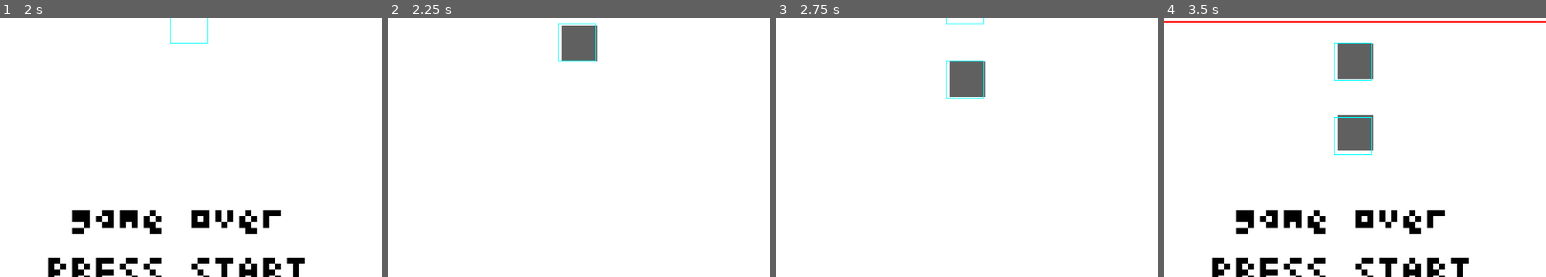
Above: before the commit, frames 1-4 (left to right).
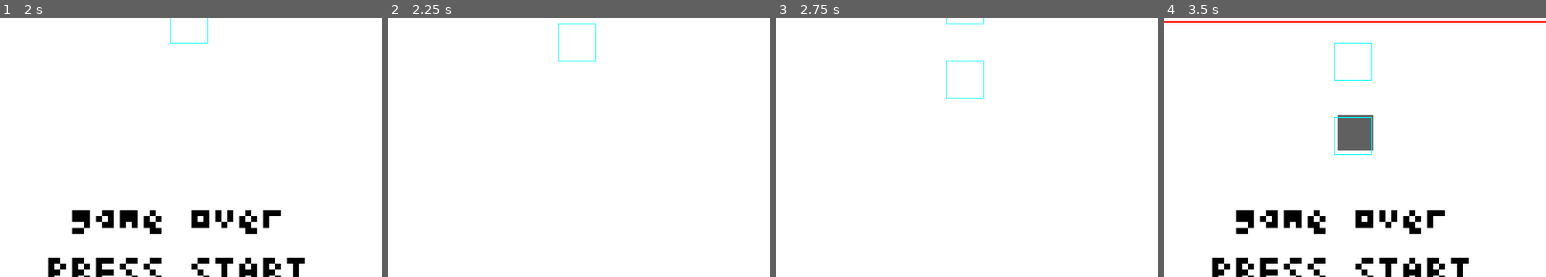
Above: after the commit, the same moments.

Repository: pokeparadox/spout-gd
Game: Godot game, scene res://main.tscn
Same seed, same stepped clock (60 frames per second), same inputs: the game is played once before the commit and once after it.
Inputs:
- Up to frame 1 (2 s): tap Enter (ui_accept) at 0.5, 0.77, 1.52 s; hold Right (ui_right) 0.53-1.28 s; hold Down (ui_down) from 1.28 s (still down)
- Up to frame 2 (2.25 s): release Down (ui_down) at 2.03 s; hold Right (ui_right) from 2.03 s (still down)
- Up to frame 3 (2.75 s): keep holding Right (ui_right)
- Up to frame 4 (3.5 s): release Right (ui_right) at 2.78 s; hold Up (ui_up) from 2.78 s (still down); tap Enter (ui_accept) at 3.02 s
The pictures show only the part of the screen within x 26-76%, y 2-52%; the shares and areas given below are measured in that part.

Frame 1 is identical in both runs. In frame 2, 1.3% of the frame differs, in the area x 45-55%, y 2-17%; in frame 3, 1.4%; in frame 4, 1.4%, in the area x 45-55%, y 9-24%.

Commit message:
Marginal improvement in obstacle drawing

Diff:
--- a/block.gd
+++ b/block.gd
@@ -34,7 +34,7 @@
 				pixels.erase(key)
 
 func _process(_delta: float) -> void:
-	if get_parent().in_play_area(global_position + rectangle.size):
+	if get_parent().in_play_area(global_position + rectangle.size) or get_parent().in_play_area(global_position):
 		#run through the dictionary and draw the pixels
 		var half_vec := Vector2(0.5,0.5)
 		var scale_dims = (rectangle.size / State.zoom) + half_vec
@@ -44,8 +44,9 @@
 				var key : Vector2i = Vector2i(x, y)
 				var pos : Vector2i = Vector2i(scale_pos) + key
 				if get_parent().in_play_area((scale_pos + half_vec) * State.zoom):
-					if pixels.has(key):
+					if pixels.has(key) and get_parent().in_play_area(pos):
 						Buffers.set_pixel(pos, 2)
+
 
 # Deal with block entering and exiting the play area and being destroyed
 func _on_visible_on_screen_notifier_2d_screen_entered() -> void:
